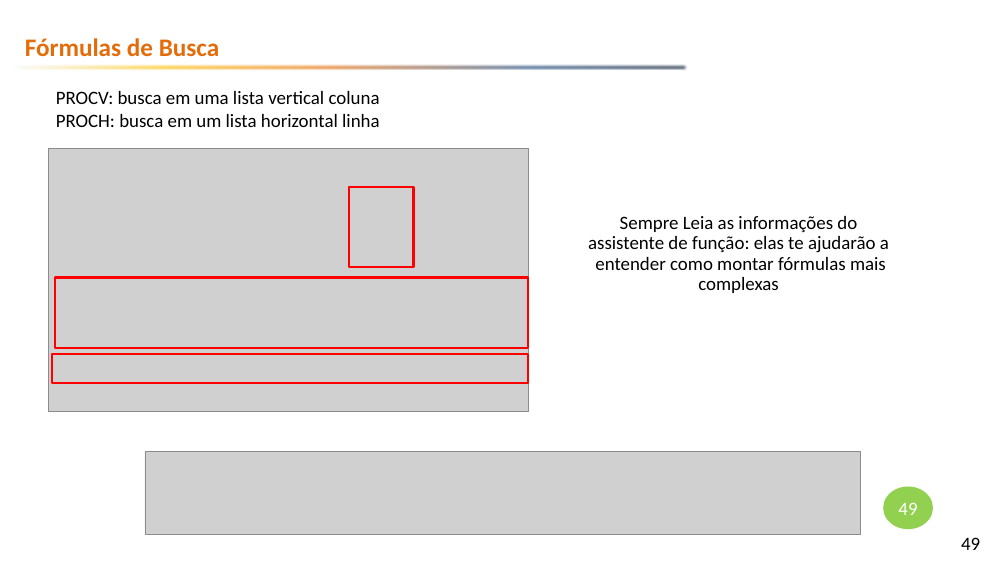
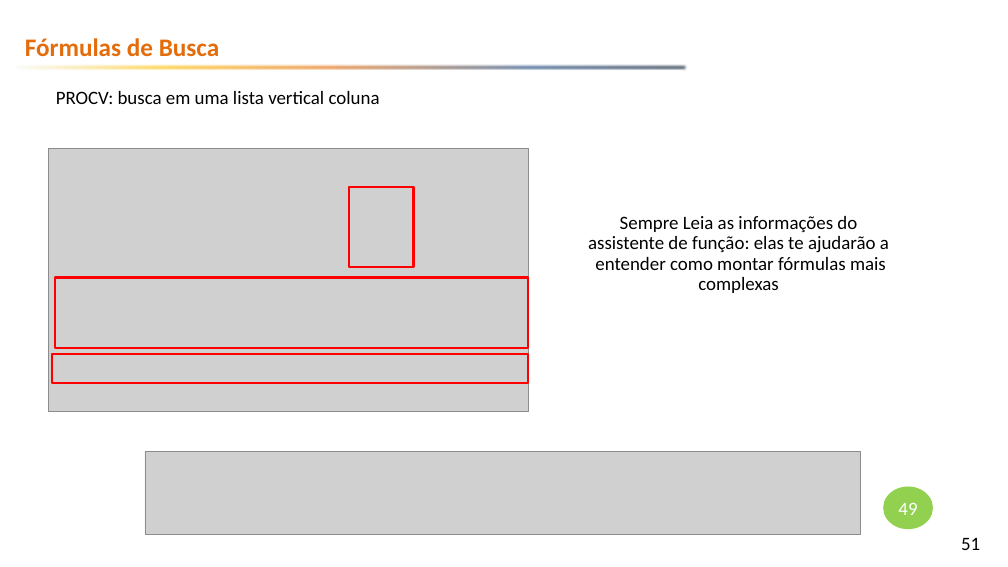
Before and after one commit to emerson-fenrir/Excel_Basico, a slide deck: slide 51 of Professor/Aula3.pptx (slide 49 before the commit). Drawn at 1008x567 pixels with LibreOffice and Linux fonts; fonts in the diff are those of the drawing; grey boxes stand for pictures; background and template pictures are left out. Boxes give left, top, right and bottom in pixels: in the first picture for what was removed or moved away, otherwise in the second. Text is boxed around its words. In the diff, an @@ line names an element or a change of style, - is before the commit and + after.

```diff
--- a/Professor/Aula3.pptx
+++ b/Professor/Aula3.pptx
@@ subtitle at [56, 114, 380, 127]: paragraph removed @@
-PROCH: busca em um lista horizontal linha
@@ page number at [961, 538, 980, 550]: text changed @@
-49
+51
```
Also in this commit, not shown: 3 other slides changed, 4 slides added, 1 slide removed, 30 other files.
